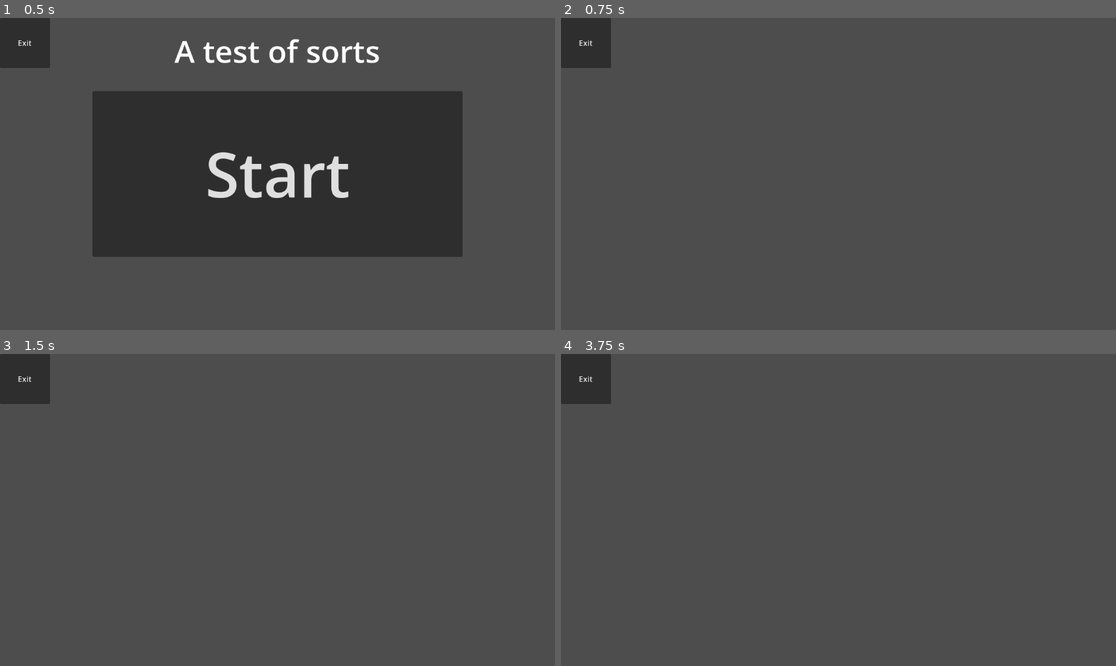
Above: before the commit, frames 1-4 (two rows, left to right).
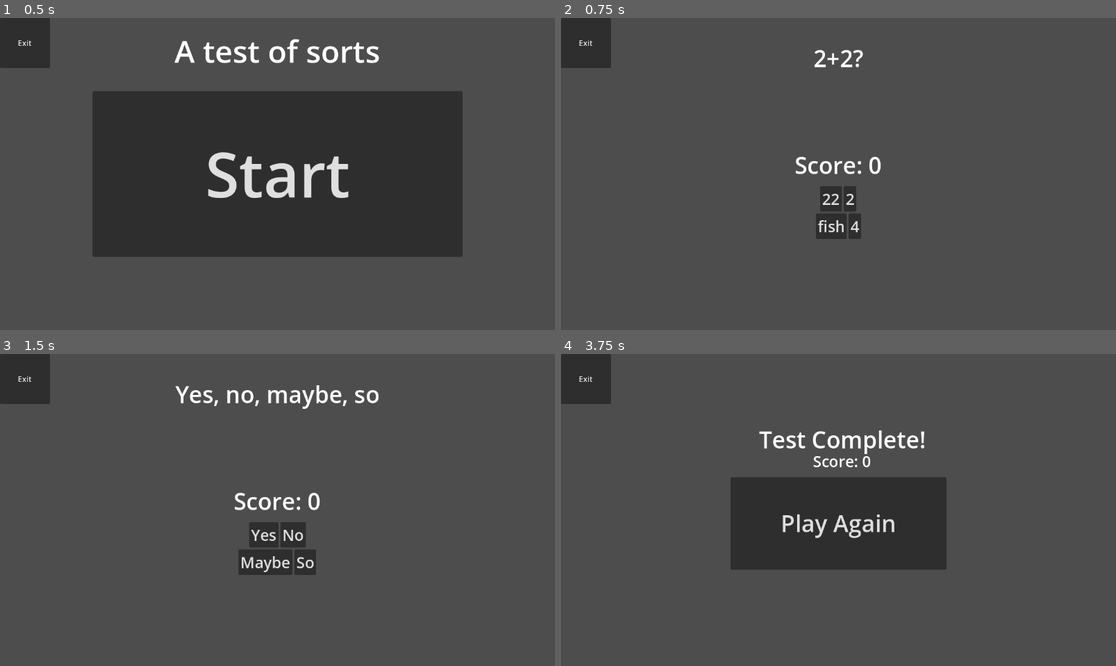
Above: after the commit, the same moments.

Repository: V3AI-Seven/processing-assignments-10
Game: Godot game, scene res://scenes/projects/test.tscn
The game is run twice, just before and just after one commit, with the same random seed, the same clock (stepped at 60 frames per second) and the same inputs. This scene is started directly instead of the project's main scene.
Inputs (mouse positions are in pixels of both pictures, inside the frame that each line leads up to):
- Up to frame 1 (0.5 s): no input
- Up to frame 2 (0.75 s): click "Start" at 0.5 s
- Up to frame 3 (1.5 s): click (271, 534) at 1.25 s, where only the run after the commit has a clickable "22"
- Up to frame 4 (3.75 s): click (827, 534) at 2 s, where only the run after the commit has a clickable "Yes"; click (827, 534) at 2.75 s, where only the run after the commit has a clickable "No"; click (810, 534) at 3.5 s, where only the run after the commit has a clickable "Unity"

Frame 1 is identical in both runs. In frame 2, 1.6% of the frame differs, in the area x 42-58%, y 10-71%; in frame 3, 2.8%; in frame 4, 12%, in the area x 30-70%, y 24-70%.
Error before the commit: Parse Error: Too few arguments for "generate_question()" call. Expected at least 3 but received 1. (res://scripts/Test/question.gd:58)

Commit message:
Finished Quiz

Diff:
--- a/scenes/projects/test.tscn
+++ b/scenes/projects/test.tscn
@@ -1,12 +1,13 @@
-[gd_scene load_steps=12 format=3 uid="uid://u1p0vojt75ux"]
+[gd_scene load_steps=13 format=3 uid="uid://u1p0vojt75ux"]
 
 [ext_resource type="Script" uid="uid://b667aitbi2w2m" path="res://scripts/Test/test.gd" id="1_xqpen"]
 [ext_resource type="PackedScene" uid="uid://d4mmehk8jrrto" path="res://scenes/templates/exit_button.tscn" id="2_7w81a"]
 [ext_resource type="Script" uid="uid://rl5iu6bhvxjb" path="res://scripts/Test/title_screen.gd" id="2_cro8k"]
 [ext_resource type="Script" uid="uid://dttyd4hp4q4lw" path="res://scripts/Test/question.gd" id="3_bgcr8"]
 [ext_resource type="Script" uid="uid://bxpalvhos0lti" path="res://scripts/Test/score_monitoring.gd" id="5_t76ik"]
-[ext_resource type="AudioStream" uid="uid://buxt1m7wv2ceo" path="res://scripts/Test/Sounds/echec-370391.mp3" id="6_pb7v1"]
+[ext_resource type="AudioStream" uid="uid://w81opueue3m0" path="res://scripts/Test/Sounds/wrong-47985.mp3" id="6_0ltnd"]
 [ext_resource type="AudioStream" uid="uid://nmxtfe66vj2f" path="res://scripts/Test/Sounds/success-340660.mp3" id="7_0ltnd"]
+[ext_resource type="Script" uid="uid://cu753simncxae" path="res://scripts/Test/finish_screen.gd" id="8_0ltnd"]
 
 [sub_resource type="Animation" id="Animation_t76ik"]
 resource_name = "FadeInCorrect"
@@ -118,8 +119,8 @@
 
 [node name="QuestionTitle" type="Label" parent="TemplateQuestion"]
 layout_mode = 0
-offset_left = -252.0
-offset_right = 900.0
+offset_left = -140.0
+offset_right = 788.0
 offset_bottom = 168.0
 theme_override_font_sizes/font_size = 48
 text = "Question Title"
@@ -205,21 +206,55 @@
 
 [node name="Failure" type="AudioStreamPlayer2D" parent="TemplateQuestion"]
 position = Vector2(324, 256)
-stream = ExtResource("6_pb7v1")
+stream = ExtResource("6_0ltnd")
 
 [node name="Success" type="AudioStreamPlayer2D" parent="TemplateQuestion"]
 position = Vector2(324, 256)
 stream = ExtResource("7_0ltnd")
 
 [node name="FinishScreen" type="Control" parent="."]
-anchors_preset = 0
-offset_right = 40.0
-offset_bottom = 40.0
+visible = false
+anchors_preset = 0
+offset_left = -252.0
+offset_right = 900.0
+offset_bottom = 648.0
+script = ExtResource("8_0ltnd")
+
+[node name="WinText" type="Label" parent="FinishScreen"]
+layout_mode = 0
+offset_left = 128.0
+offset_top = 144.0
+offset_right = 1040.0
+offset_bottom = 240.0
+theme_override_font_sizes/font_size = 48
+text = "Test Complete!"
+horizontal_alignment = 1
+
+[node name="Score" type="Label" parent="FinishScreen"]
+layout_mode = 0
+offset_left = 328.0
+offset_top = 200.0
+offset_right = 840.0
+offset_bottom = 245.0
+theme_override_font_sizes/font_size = 32
+text = "Score: -1"
+horizontal_alignment = 1
+
+[node name="PlayAgain" type="Button" parent="FinishScreen"]
+layout_mode = 0
+offset_left = 352.0
+offset_top = 256.0
+offset_right = 800.0
+offset_bottom = 448.0
+theme_override_font_sizes/font_size = 48
+text = "Play Again"
 
 [connection signal="start_test" from="TitleScreen" to="TemplateQuestion" method="start"]
 [connection signal="pressed" from="TitleScreen/StartButton" to="TitleScreen" method="start"]
+[connection signal="quiz_finish" from="TemplateQuestion" to="FinishScreen" method="show_finsh"]
 [connection signal="score_change" from="TemplateQuestion" to="TemplateQuestion/Score" method="update_score"]
 [connection signal="pressed" from="TemplateQuestion/AnswerButtons/AnswerButtonsTop/Answer1" to="TemplateQuestion" method="answer_1"]
 [connection signal="pressed" from="TemplateQuestion/AnswerButtons/AnswerButtonsTop/Answer2" to="TemplateQuestion" method="answer_2"]
 [connection signal="pressed" from="TemplateQuestion/AnswerButtons/AnswerButtonsBottom/Answer3" to="TemplateQuestion" method="answer_3"]
 [connection signal="button_up" from="TemplateQuestion/AnswerButtons/AnswerButtonsBottom/Answer4" to="TemplateQuestion" method="answer_4"]
+[connection signal="pressed" from="FinishScreen/PlayAgain" to="FinishScreen" method="play_again"]
--- /dev/null
+++ b/scripts/Test/finish_screen.gd
@@ -0,0 +1,10 @@
+extends Control
+
+func play_again() -> void: #connected via signal
+	visible = false
+	get_tree().change_scene_to_file("res://scenes/projects/test.tscn")
+
+#logic for end of game
+func show_finsh(score:int) -> void: #connected via signal
+	$Score.text = "Score: " + str(score)
+	visible = true
--- a/scripts/Test/question.gd
+++ b/scripts/Test/question.gd
@@ -1,6 +1,7 @@
 extends Control
 
 signal score_change(new_score: int)
+signal quiz_finish(score:int)
 
 var current_question = 0
 var current_correct_button = -1
@@ -53,9 +54,12 @@
 		2:
 			generate_question("Yes, no, maybe, so",["Yes","No","Maybe","So"], 4) #Annoying question
 		3:
-			generate_question("What is the answer to Life, The Universe, and Everything?", ["No", "42", "24", "Probably"],2) #Question about a great book
+			generate_question("What is the answer to Life, The Universe, and Everything?", ["No", "42", "24", "Everything"],2) #Question about a great book
 		4:
-			generate_question("")
+			generate_question("What was this game made with?",["Unity","Godot","Python","Unreal"],2)
+		5:
+			visible = false
+			quiz_finish.emit(score)
 
 func question_correct() -> void:
 	score += 1
Not shown, removed: scripts/Test/Sounds/echec-370391.mp3.import
Not shown, added: scripts/Test/Sounds/wrong-47985.mp3.import
Not shown, added: scripts/Test/finish_screen.gd.uid
Not shown, removed: scripts/Test/Sounds/echec-370391.mp3
Not shown, added: scripts/Test/Sounds/wrong-47985.mp3
